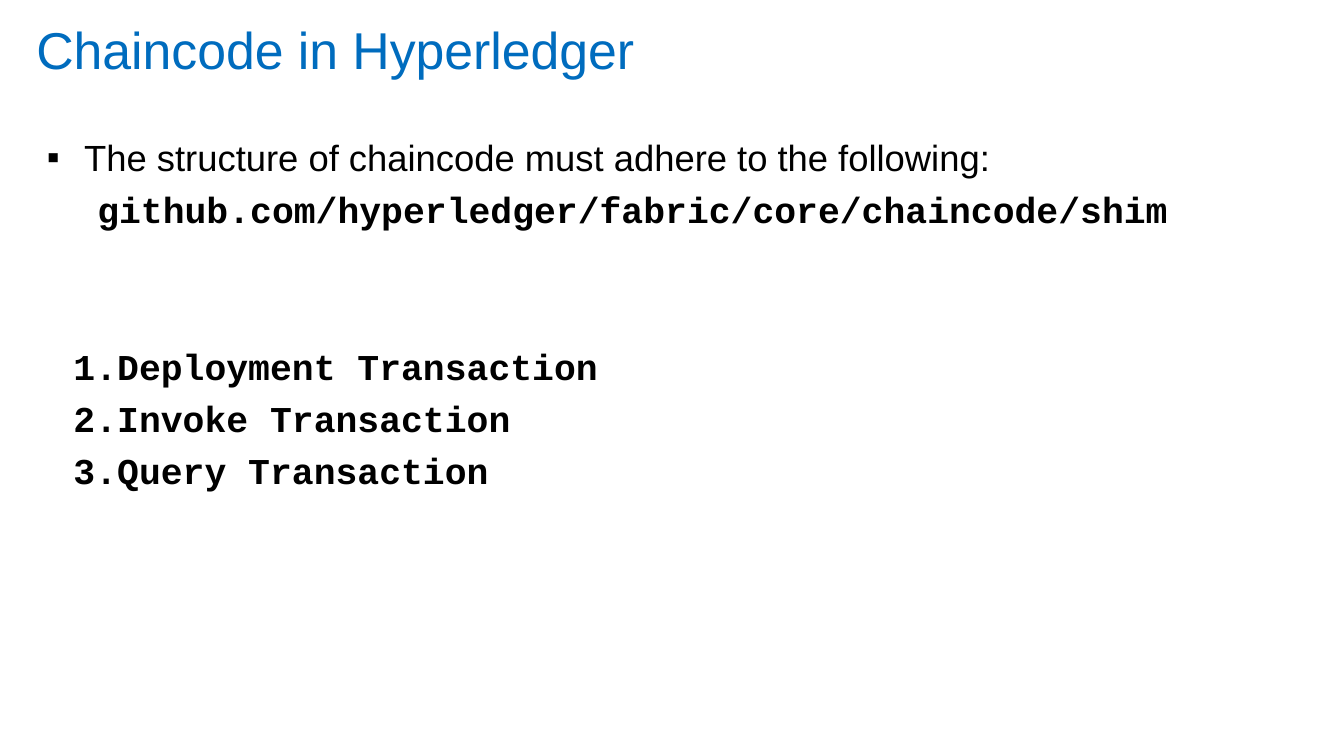
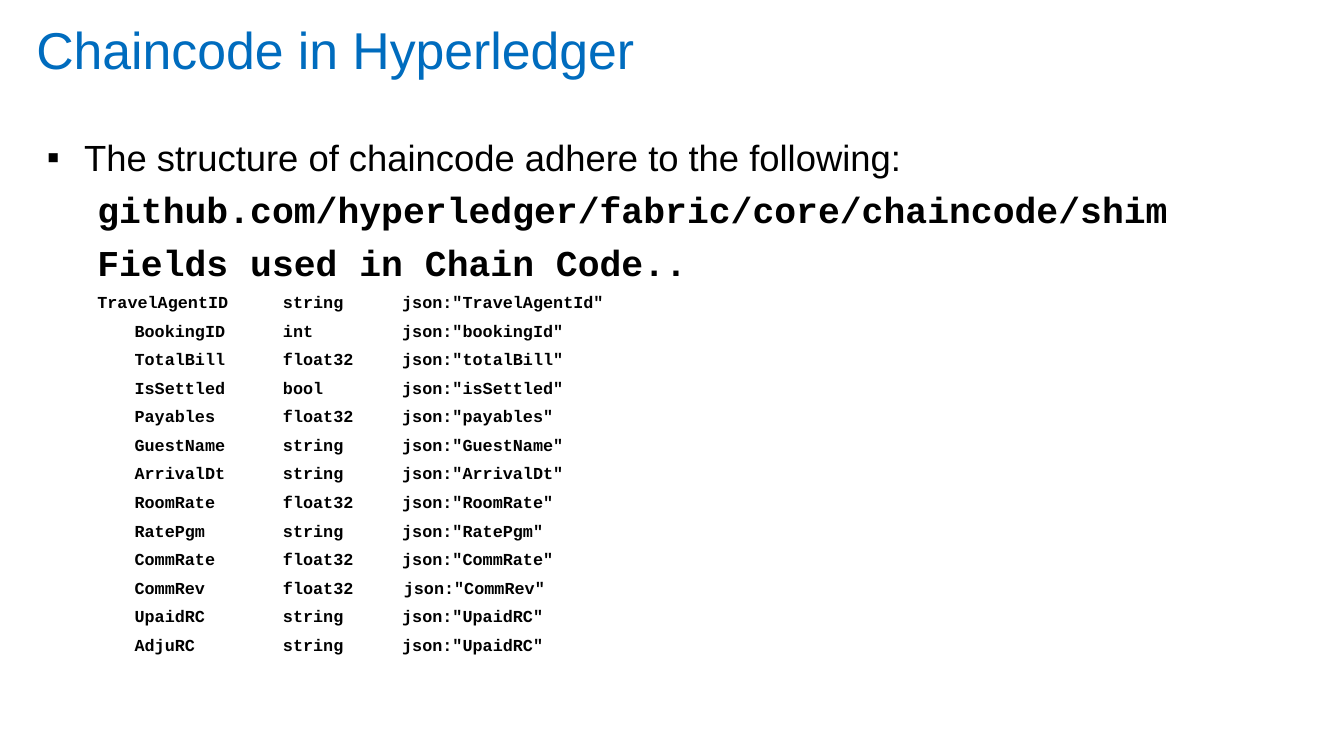
Before and after one commit to DonJays/Jay-BlockChain, a slide deck: slide 7 of BlockChain_CTAC_Commisioning_v1.0.ppt. Drawn at 1344x756 pixels with LibreOffice and Linux fonts; fonts in the diff are those of the drawing. Boxes give left, top, right and bottom in pixels: in the first picture for what was removed or moved away, otherwise in the second. Text is boxed around its words. In the diff, an @@ line names an element or a change of style, - is before the commit and + after.

Commit message:
Add files via upload
Updated chain code methods,

```diff
--- a/BlockChain_CTAC_Commisioning_v1.0.ppt
+++ b/BlockChain_CTAC_Commisioning_v1.0.ppt
@@ text at <box>84,144,901,179</box>: text changed @@
-▪ The structure of chaincode must adhere to the following:
+▪ The structure of chaincode adhere to the following:
@@ text at <box>97,250,687,655</box>: text changed; size 26 to 12 pt @@
-  1. Deployment Transaction
-  2. Invoke Transaction
-  3. Query Transaction
+  Fields used in Chain Code..
+  TravelAgentID string json:"TravelAgentId"
+  BookingID int json:"bookingId"
+  TotalBill float32 json:"totalBill"
+  IsSettled bool json:"isSettled"
+  Payables float32 json:"payables"
+  GuestName string json:"GuestName"
+  ArrivalDt string json:"ArrivalDt"
+  RoomRate float32 json:"RoomRate"
+  RatePgm string json:"RatePgm"
+  CommRate float32 json:"CommRate"
+  CommRev float32 json:"CommRev"
+  UpaidRC string json:"UpaidRC"
+  AdjuRC string json:"UpaidRC"
```
Also in this commit, not shown: 3 other slides changed, 1 slide added, 1 slide removed.
